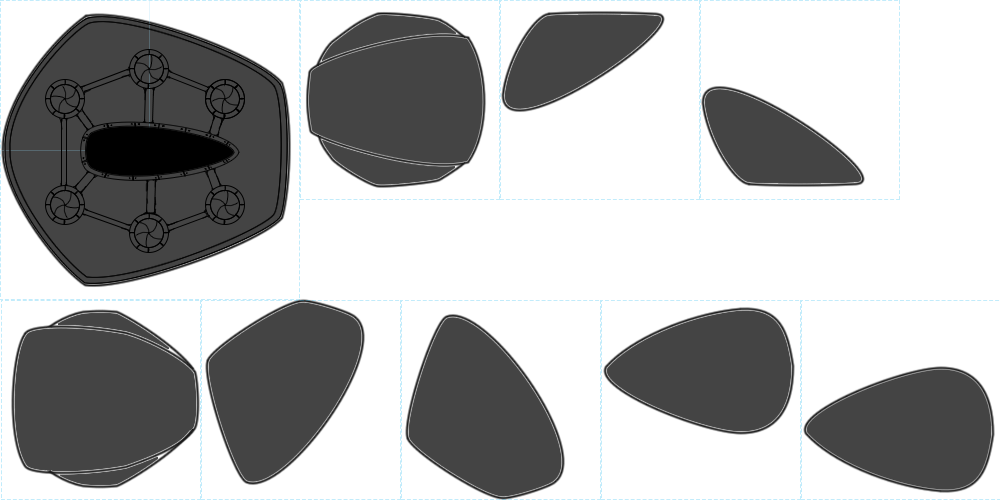
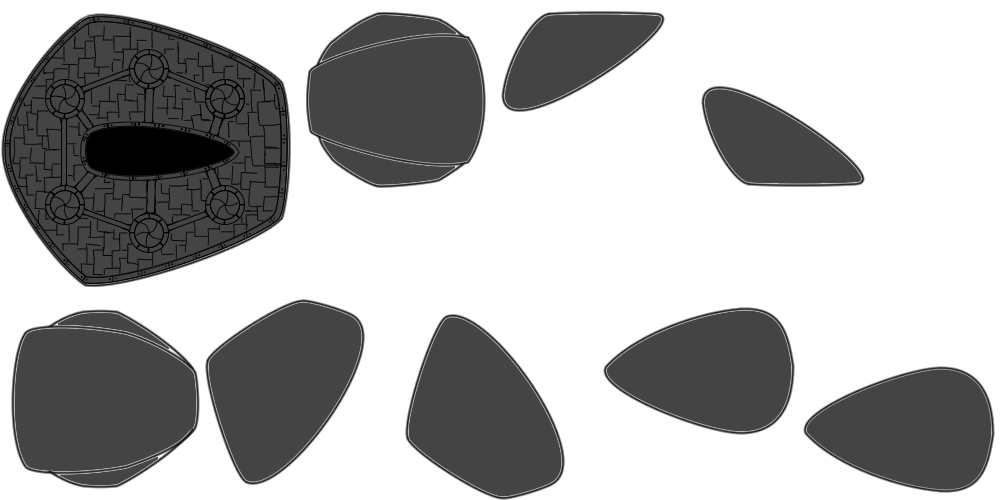
The second 1000×500 image is a revision of the first. Changes to its layers:
painted on "texturisation" over [5, 15, 288, 282]
hid "HELP LINES" over [0, 0, 1000, 500]
painted on "Layer 0" over [78, 13, 99, 22]
